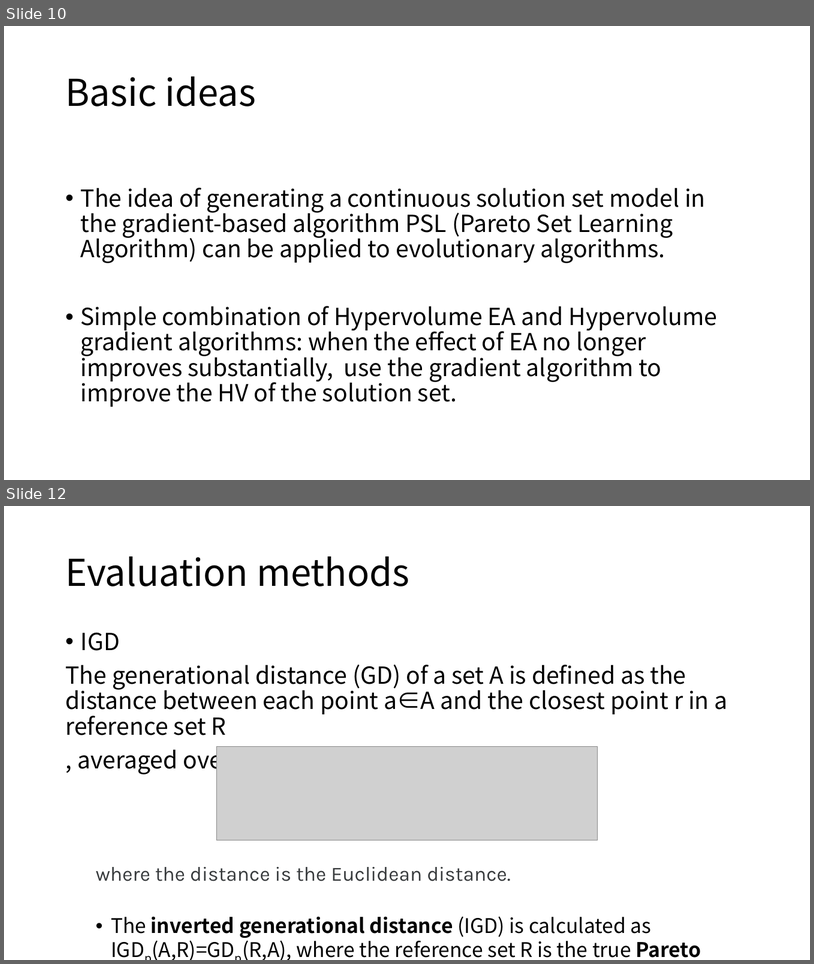
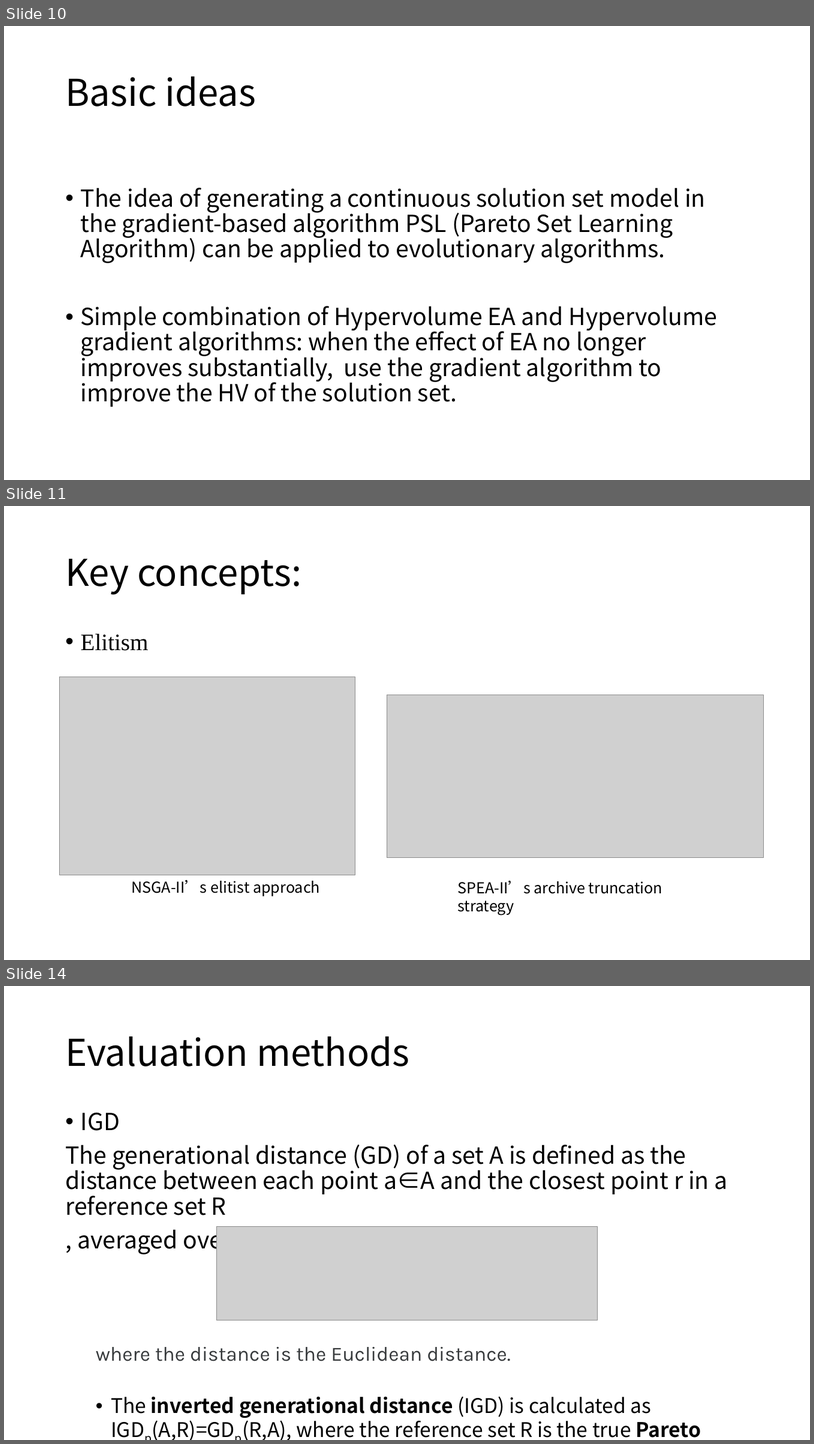
Before and after one commit to Nore-i/GP-Hybrid, a slide deck: presentation-first.pptx. Shown one above the other, each under a label of ours: slides 10 and 12 before the commit, slides 10, 11 and 14 after it; the slides between them are not shown. The pictures are 814x964 and 814x1444 pixels, drawn with LibreOffice and Linux fonts; fonts in the diff are those of the drawing; grey boxes stand for pictures. Boxes give left, top, right and bottom in pixels: in the first picture for what was removed or moved away, otherwise in the second. Text is boxed around its words. In the diff, an @@ line names an element or a change of style, - is before the commit and + after.

```diff
--- a/presentation-first.pptx
+++ b/presentation-first.pptx
@@ slide 11 added at box(4, 506, 810, 960), background #FFFFFF @@
@@ title added at box(65, 559, 302, 595), 44 pt, text #000000 @@
+Key concepts:
@@ text added at box(81, 633, 149, 651), 28 pt, text #000000 @@
+• Elitism
@@ picture added at box(60, 677, 356, 875) @@
@@ picture added at box(387, 695, 764, 858) @@
@@ text added at box(131, 879, 320, 896), 18 pt, text #000000 @@
+NSGA-II’s elitist approach
@@ text added at box(458, 880, 663, 915), 18 pt, text #000000 @@
+SPEA-II’s archive truncation strategy
@@ what was slide 12 is now slide 14 @@
```
Also in this commit, not shown: 2 slides changed, 2 other slides added, 10 other files.
